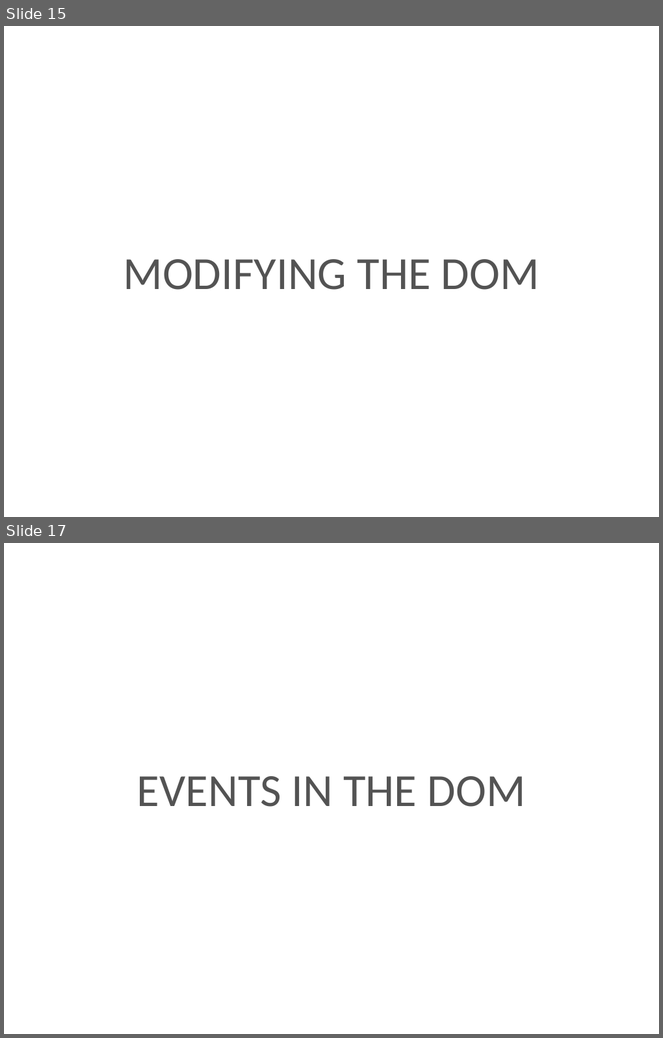
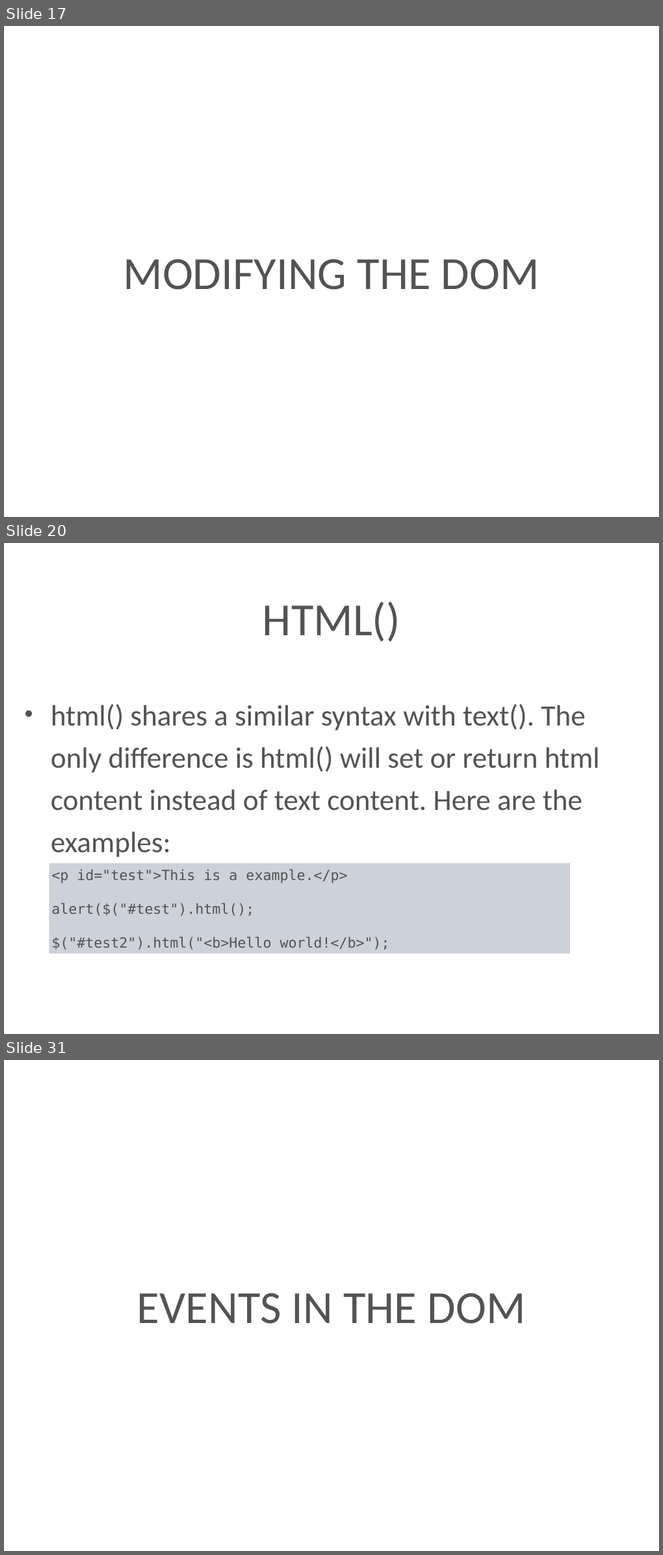
Before and after one commit to kenton-steiner18/Techtasks, a slide deck: presentation/jQuery.pptx. Shown one above the other, each under a label of ours: slides 15 and 17 before the commit, slides 17, 20 and 31 after it; the slides between them are not shown. The pictures are 663x1038 and 663x1555 pixels, drawn with LibreOffice and Linux fonts; fonts in the diff are those of the drawing; background and template pictures are left out. Boxes give left, top, right and bottom in pixels: in the first picture for what was removed or moved away, otherwise in the second. Text is boxed around its words. In the diff, an @@ line names an element or a change of style, - is before the commit and + after.

```diff
--- a/presentation/jQuery.pptx
+++ b/presentation/jQuery.pptx
@@ slide 20 added at <box>4,543,659,1034</box>, background picture (left out) @@
@@ title added at <box>263,601,400,642</box>, 72 pt, text #535353 @@
+HTML()
@@ text added at <box>51,704,600,858</box>, 46 pt, text #535353 @@
+• html() shares a similar syntax with text(). The only difference is html() will set or return html content instead of text content. Here are the examples:
@@ rectangle added at <box>49,863,570,954</box>, fill #9DA5B4 at 50% opacity, 22 pt, text #535353 @@
+<p id="test">This is a example.</p>
+alert($("#test").html();
+$("#test2").html("<b>Hello world!</b>");
@@ what was slide 15 is now slide 17 @@
@@ what was slide 17 is now slide 31 @@
```
Also in this commit, not shown: 2 slides changed, 14 other slides added, 1 slide removed.
